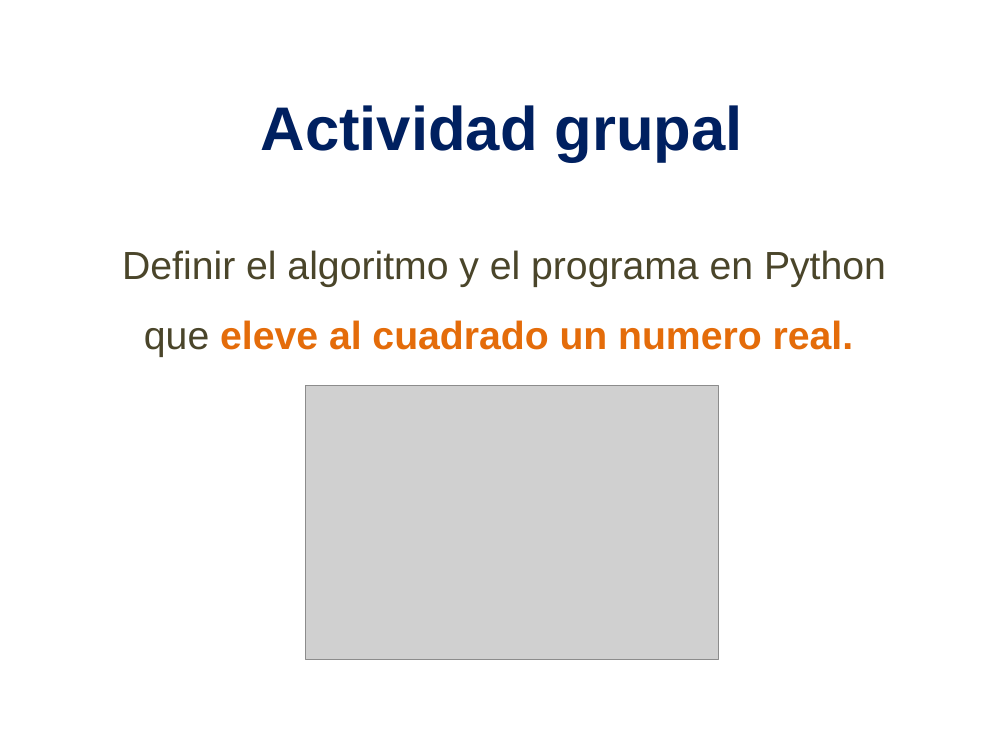
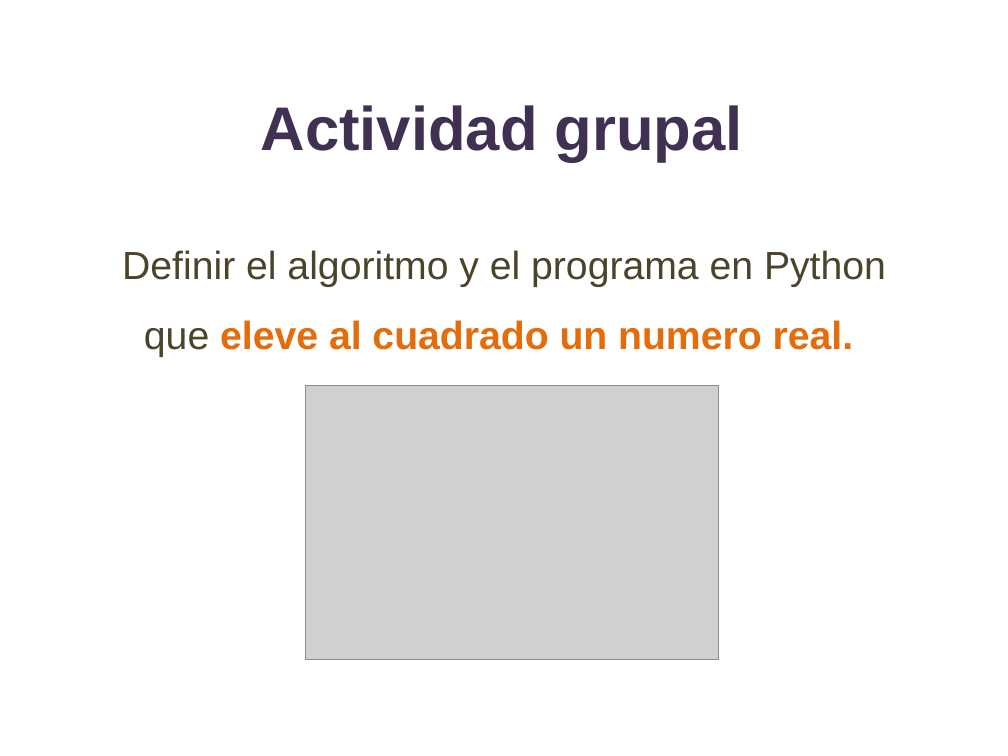
Before and after one commit to lizetheP/PensamientoC, a slide deck: slide 15 of Calendario2022/presentaciones/6_Funciones.pptx. Drawn at 1008x756 pixels with LibreOffice and Linux fonts; fonts in the diff are those of the drawing; grey boxes stand for pictures. Boxes give left, top, right and bottom in pixels: in the first picture for what was removed or moved away, otherwise in the second. Text is boxed around its words. In the diff, an @@ line names an element or a change of style, - is before the commit and + after.

```diff
--- a/Calendario2022/presentaciones/6_Funciones.pptx
+++ b/Calendario2022/presentaciones/6_Funciones.pptx
@@ text "Actividad grupal" at box(261, 105, 743, 162): text colour #002060 to #403152 @@
```
Also in this commit, not shown: 6 other slides changed, 5 other files.
